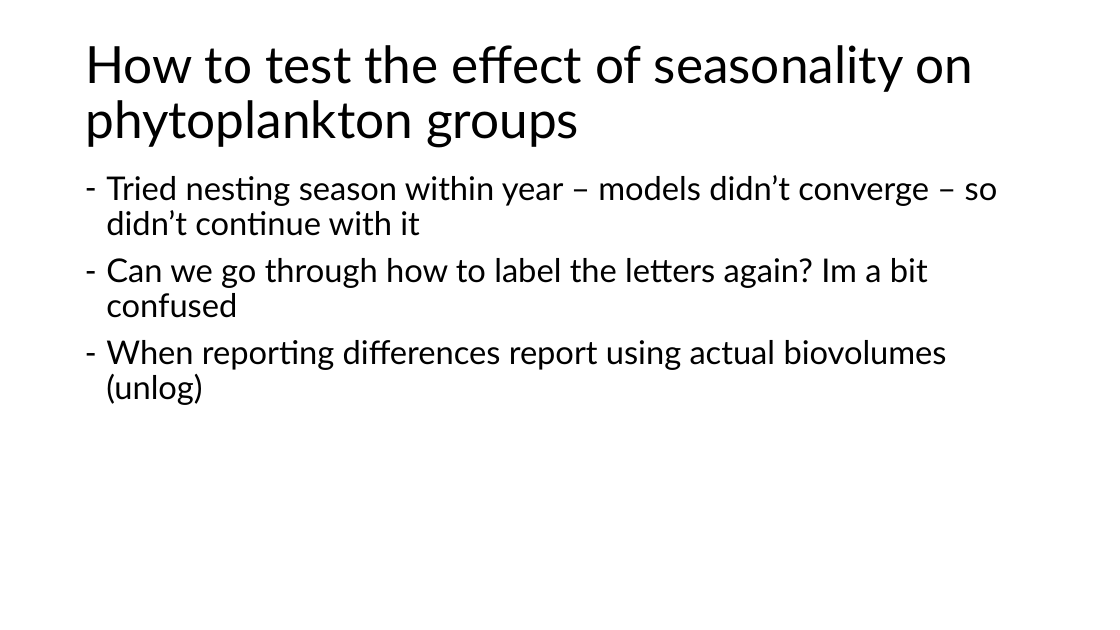
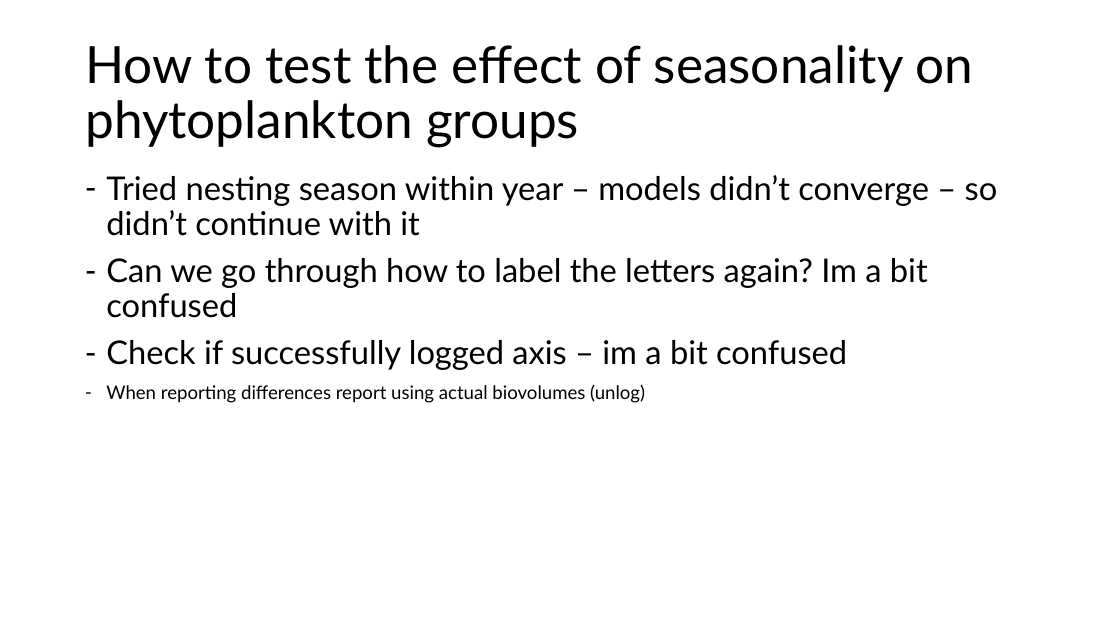
Before and after one commit to arielkoh02/dissertation-loch-leven, a slide deck: slide 23 of output/24.3.pptx (slide 22 before the commit). Drawn at 1120x630 pixels with LibreOffice and Linux fonts; fonts in the diff are those of the drawing. Boxes give left, top, right and bottom in pixels: in the first picture for what was removed or moved away, otherwise in the second. Text is boxed around its words. In the diff, an @@ line names an element or a change of style, - is before the commit and + after.

```diff
--- a/output/24.3.pptx
+++ b/output/24.3.pptx
@@ text at (x1=106, y1=340, x2=847, y2=370): paragraph added @@
+– Check if successfully logged axis – im a bit confused
@@ text at (x1=106, y1=384, x2=645, y2=403): size 28 to 16 pt in "When reporting differences report using actual biovolumes ..." @@
```
Also in this commit, not shown: 2 other slides changed, 9 slides added, 3 other files.
